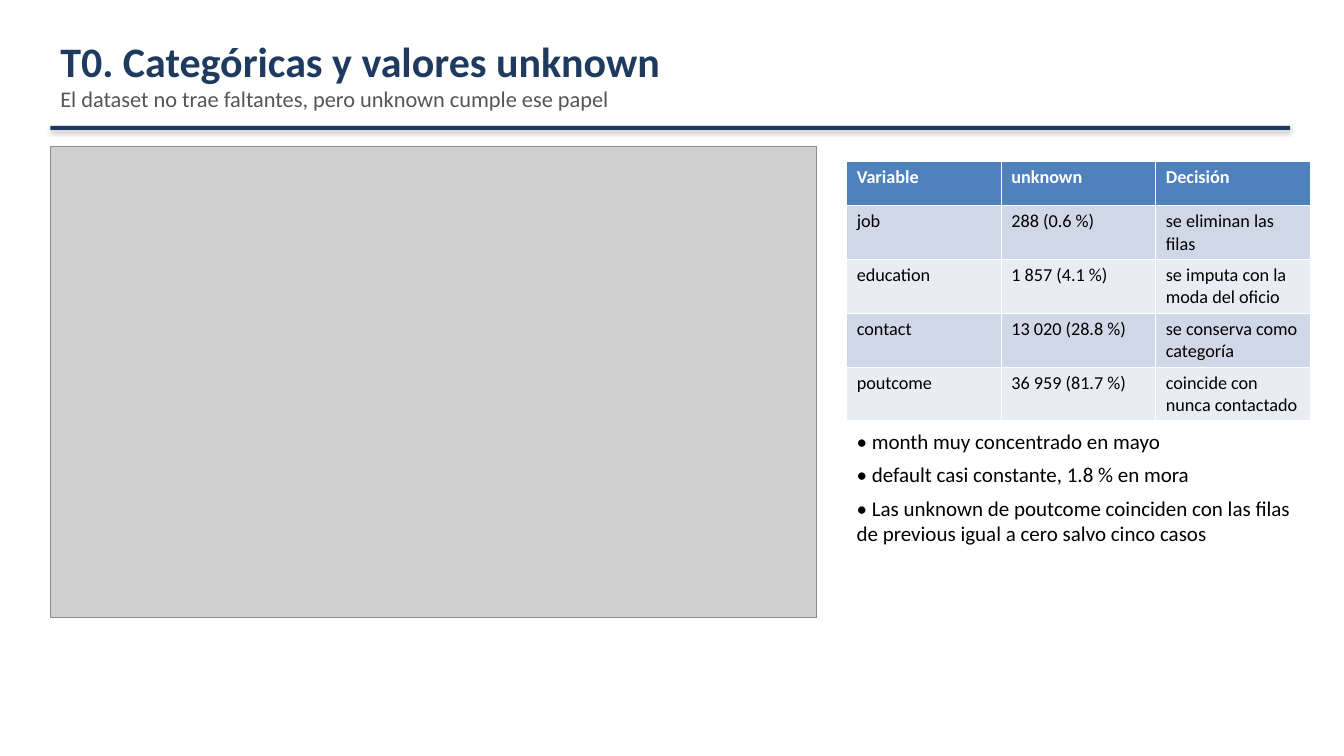
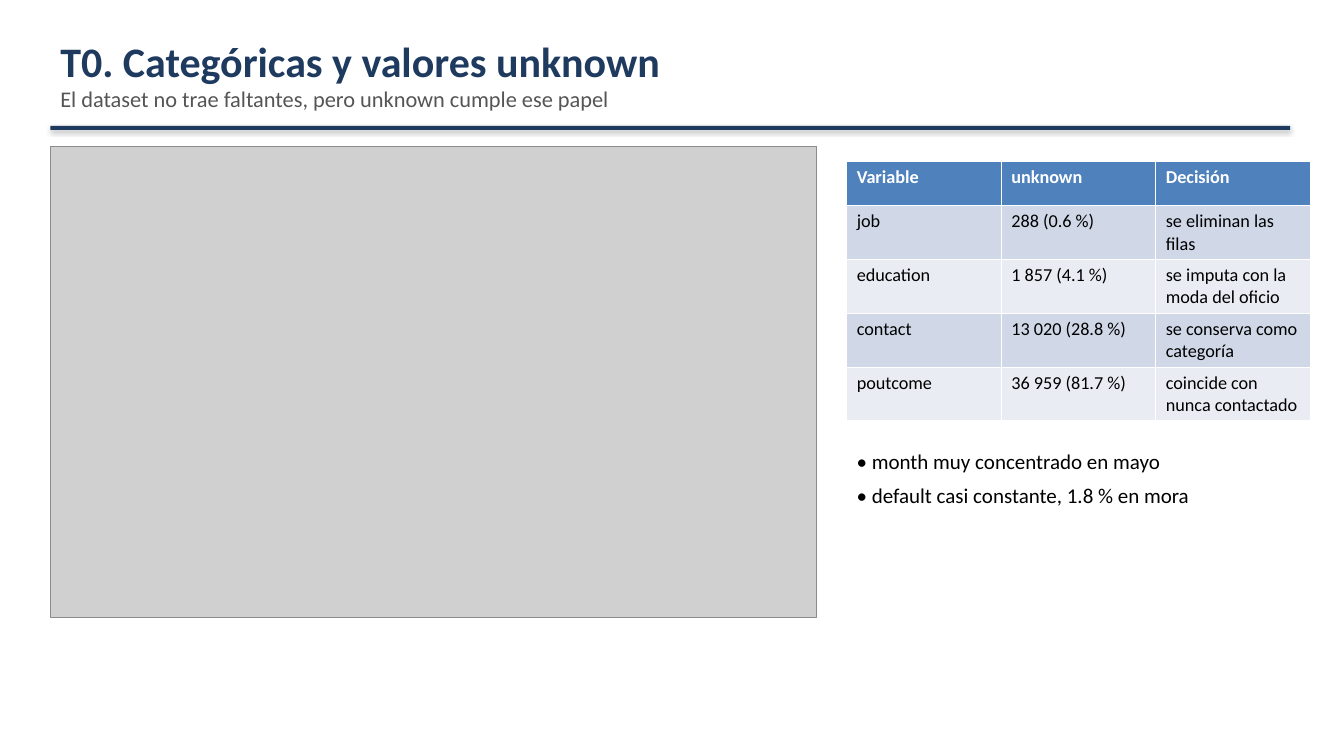
Before and after one commit to Checho019/maestria-inteligencia-computacional, a slide deck: slide 4 of Exposicion Bank/exposicion_bank.pptx (slide 6 before the commit). Drawn at 1344x756 pixels with LibreOffice and Linux fonts; fonts in the diff are those of the drawing; grey boxes stand for pictures. Boxes give left, top, right and bottom in pixels: in the first picture for what was removed or moved away, otherwise in the second. Text is boxed around its words. In the diff, an @@ line names an element or a change of style, - is before the commit and + after.

```diff
--- a/Exposicion Bank/exposicion_bank.pptx
+++ b/Exposicion Bank/exposicion_bank.pptx
@@ text "• month muy concentrado en ...": place and size @@
-text "• month muy concentrado en ..." at (857,434,1290,545)
+text "• month muy concentrado en ..." at (872,454,1189,506)
@@ text at (857,501,1290,545): paragraph removed @@
-• Las unknown de poutcome coinciden con las filas de previous igual a cero salvo cinco casos
```
Also in this commit, not shown: 7 other slides changed, 1 slide added, 6 slides removed, 3 other files.
